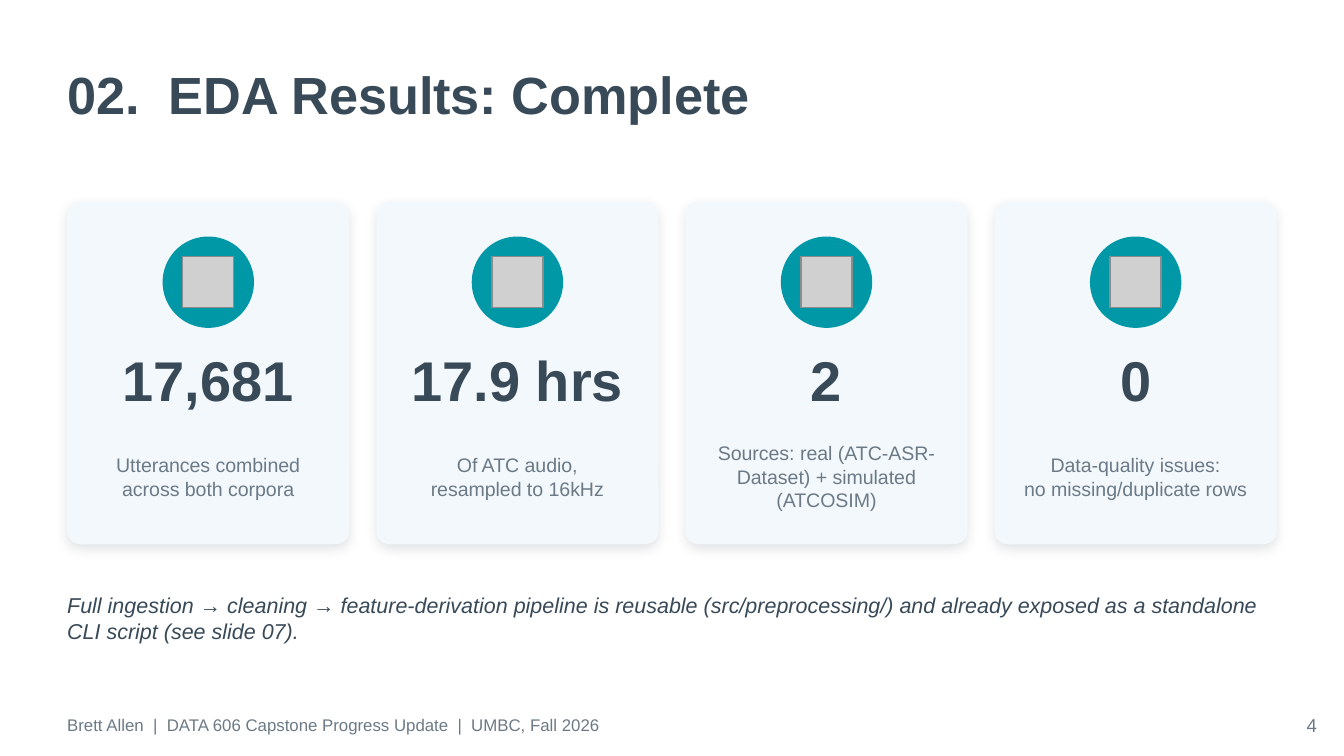
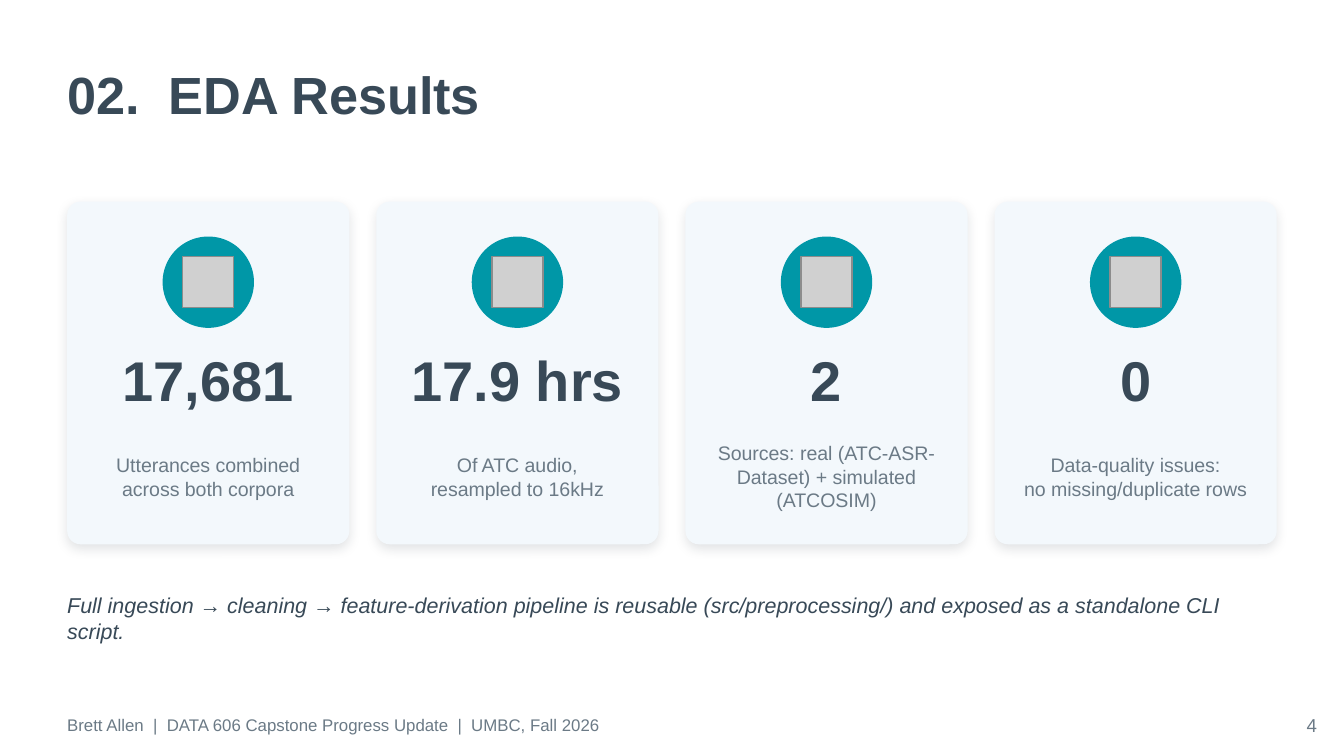
Before and after one commit to BrettFX/UMBC-DATA606-Capstone, a slide deck: slide 4 of docs/Allen_DATA_606_Capstone_Progress_Update.pptx. Drawn at 1344x756 pixels with LibreOffice and Linux fonts; fonts in the diff are those of the drawing; grey boxes stand for pictures. Boxes give left, top, right and bottom in pixels: in the first picture for what was removed or moved away, otherwise in the second. Text is boxed around its words. In the diff, an @@ line names an element or a change of style, - is before the commit and + after.

```diff
--- a/docs/Allen_DATA_606_Capstone_Progress_Update.pptx
+++ b/docs/Allen_DATA_606_Capstone_Progress_Update.pptx
@@ text at <box>67,76,480,115</box>: text changed @@
-02. EDA Results: Complete
+02. EDA Results
@@ text at <box>67,597,1219,644</box>: text changed @@
-Full ingestion → cleaning → feature-derivation pipeline is reusable (src/preprocessing/) and already exposed as a standalone CLI script (see slide 07).
+Full ingestion → cleaning → feature-derivation pipeline is reusable (src/preprocessing/) and exposed as a standalone CLI script.
```
Also in this commit, not shown: 8 other slides changed.
